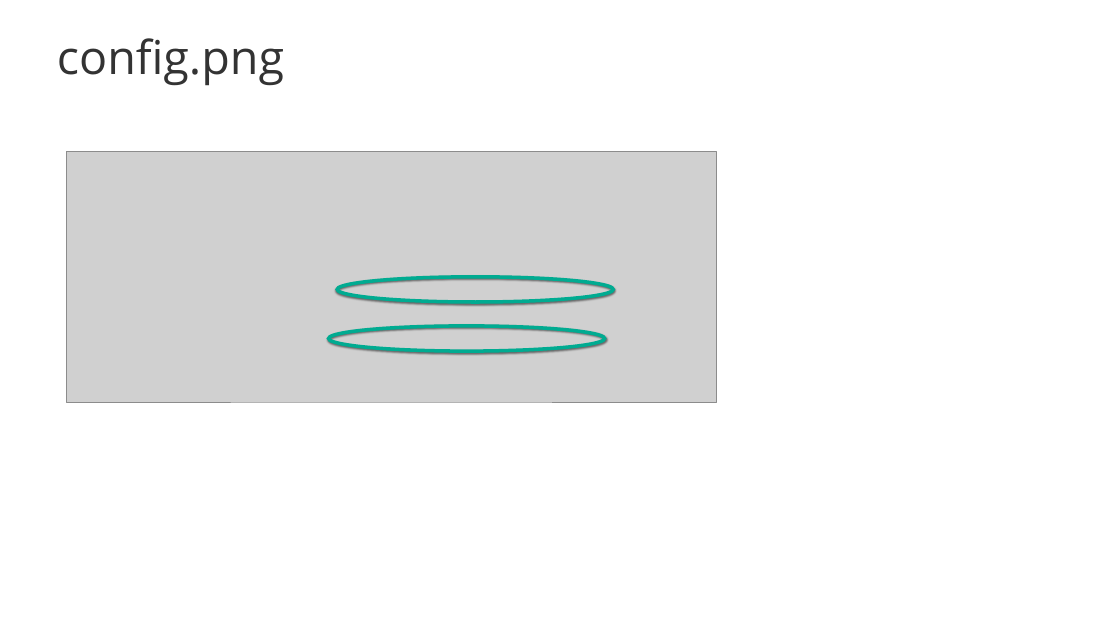
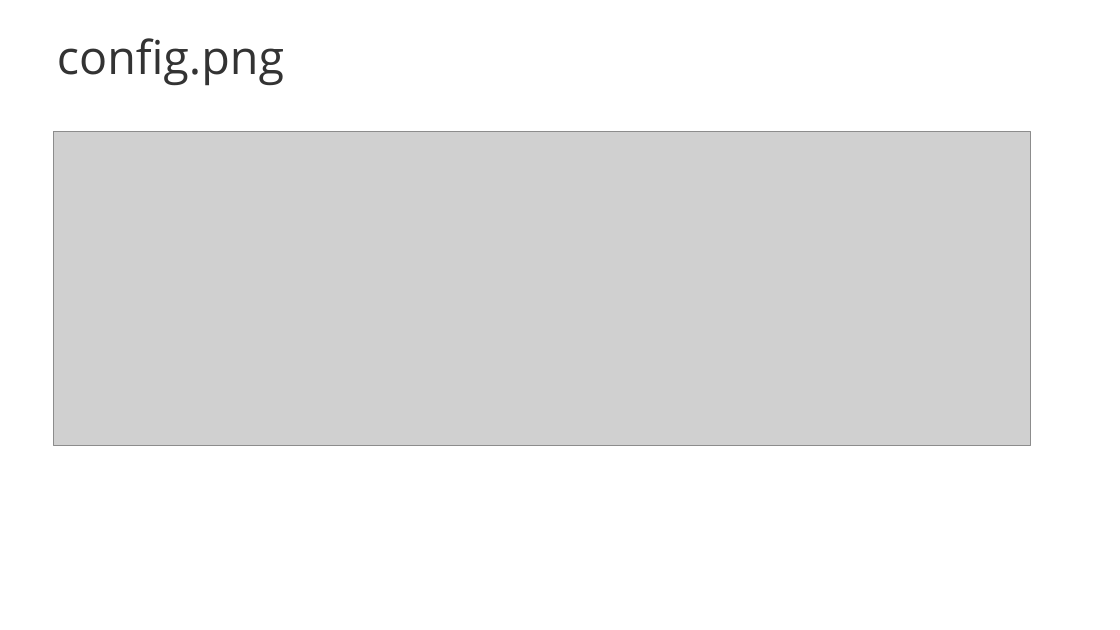
Before and after one commit to solace-iot-team/Bosch-IoT-Showcase, a slide deck: slide 9 of doc/images/Bosch-IoT-Showcase-picture-source.pptx. Drawn at 1120x630 pixels with LibreOffice and Linux fonts; fonts in the diff are those of the drawing; grey boxes stand for pictures; background and template pictures are left out. Boxes give left, top, right and bottom in pixels: in the first picture for what was removed or moved away, otherwise in the second. Text is boxed around its words. In the diff, an @@ line names an element or a change of style, - is before the commit and + after.

```diff
--- a/doc/images/Bosch-IoT-Showcase-picture-source.pptx
+++ b/doc/images/Bosch-IoT-Showcase-picture-source.pptx
@@ picture: place and size @@
-picture at (66, 152, 716, 402)
+picture at (53, 131, 1030, 445)
@@ ellipse removed at (337, 277, 613, 302) @@
@@ ellipse removed at (328, 326, 604, 351) @@
```
Also in this commit, not shown: 4 slides removed, 4 other files.
